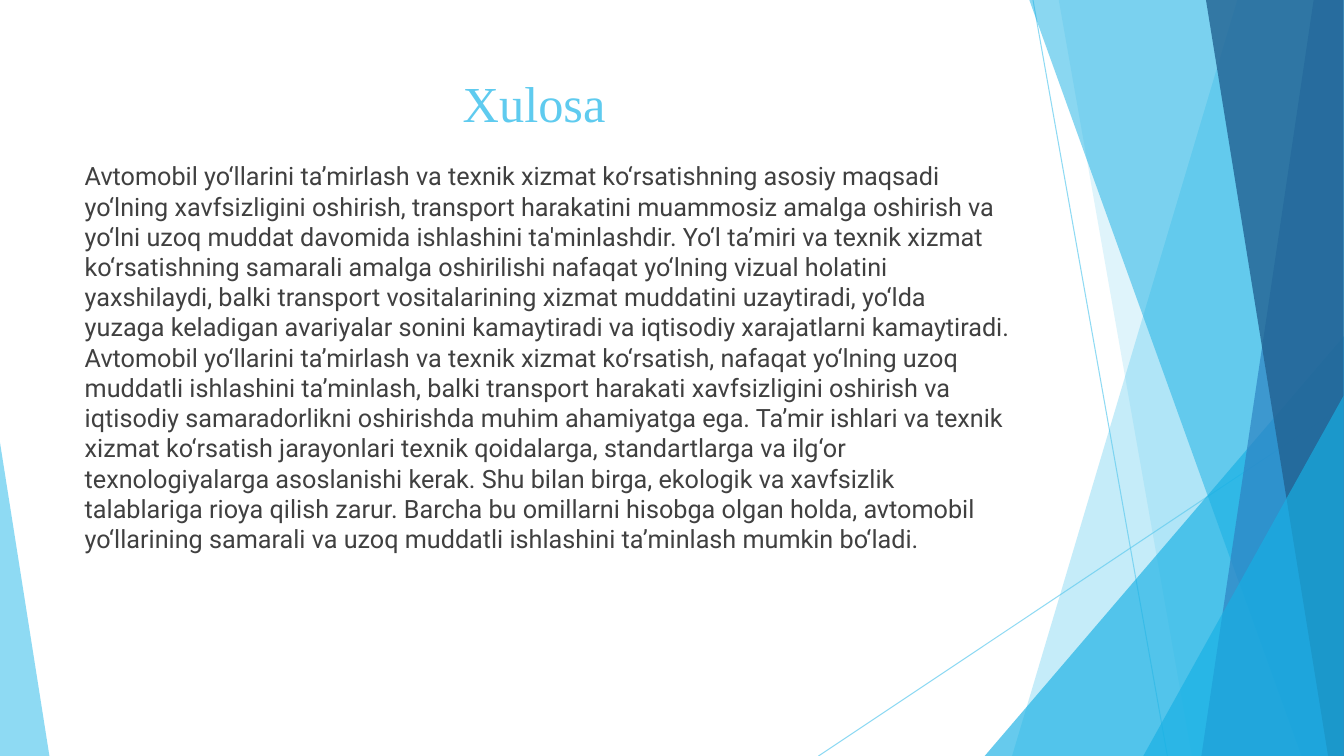
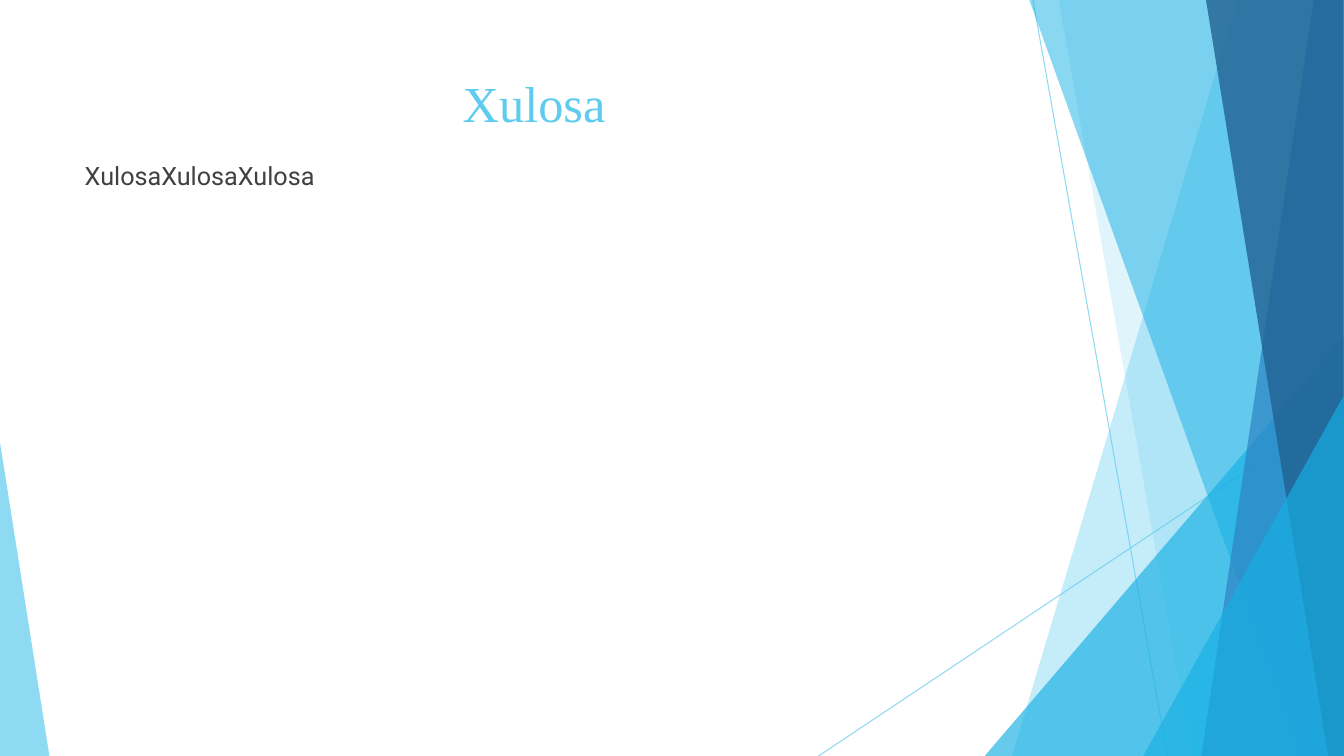
Before and after one commit to AmirjonKarimov2007/ai_bot, a slide deck: slide 4 of bot/slaydlar/shablon_1.pptx (slide 11 before the commit). Drawn at 1344x756 pixels with LibreOffice and Linux fonts; fonts in the diff are those of the drawing. Boxes give left, top, right and bottom in pixels: in the first picture for what was removed or moved away, otherwise in the second. Text is boxed around its words. In the diff, an @@ line names an element or a change of style, - is before the commit and + after.

```diff
--- a/bot/slaydlar/shablon_1.pptx
+++ b/bot/slaydlar/shablon_1.pptx
@@ text at [85, 166, 315, 186]: text changed @@
-Avtomobil yo‘llarini ta’mirlash va texnik xizmat ko‘rsatishning asosiy maqsadi yo‘lning xavfsizligini oshirish, transport harakatini muammosiz amalga oshirish va yo‘lni uzoq muddat davomida ishlashini ta'minlashdir. Yo‘l ta’miri va texnik xizmat ko‘rsatishning samarali amalga oshirilishi nafaqat yo‘lning vizual holatini yaxshilaydi, balki transport vositalarining xizmat muddatini uzaytiradi, yo‘lda yuzaga keladigan avariyalar sonini kamaytiradi va iqtisodiy xarajatlarni kamaytiradi. Avtomobil yo‘llarini ta’mirlash va texnik xizmat ko‘rsatish, nafaqat yo‘lning uzoq muddatli ishlashini ta’minlash, balki transport harakati xavfsizligini oshirish va iqtisodiy samaradorlikni oshirishda muhim ahamiyatga ega. Ta’mir ishlari va texnik xizmat ko‘rsatish jarayonlari texnik qoidalarga, standartlarga va ilg‘or texnologiyalarga asoslanishi kerak. Shu bilan birga, ekologik va xavfsizlik talablariga rioya qilish zarur. Barcha bu omillarni hisobga olgan holda, avtomobil yo‘llarining samarali va uzoq muddatli ishlashini ta’minlash mumkin bo‘ladi.
+XulosaXulosaXulosa
```
Also in this commit, not shown: 2 other slides changed, 1 slide added, 9 slides removed, 3 other files.
